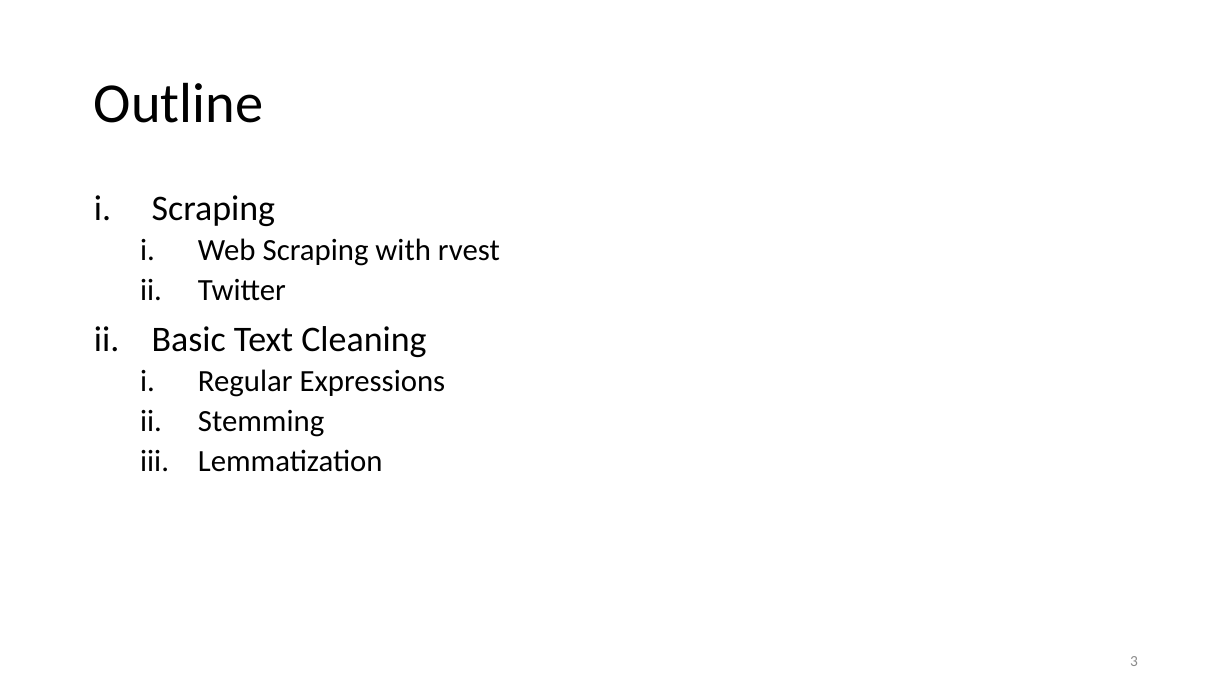
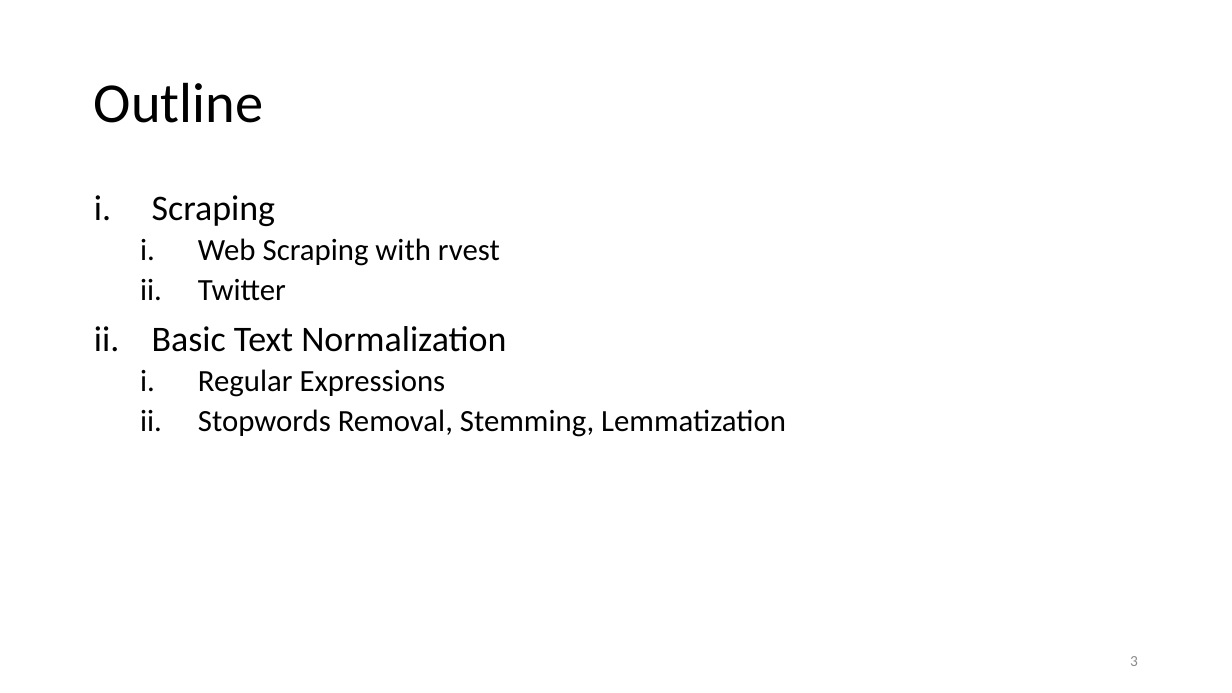
Before and after one commit to lisa-wm/consulting, a slide deck: slide 3 of 5_seminar/Contents_Part_02/Präsentation_Teil2.pptx. Drawn at 1232x693 pixels with LibreOffice and Linux fonts; fonts in the diff are those of the drawing. Boxes give left, top, right and bottom in pixels: in the first picture for what was removed or moved away, otherwise in the second. Text is boxed around its words. In the diff, an @@ line names an element or a change of style, - is before the commit and + after.

Commit message:
part 2 (regex and text normalization added)

```diff
--- a/5_seminar/Contents_Part_02/Präsentation_Teil2.pptx
+++ b/5_seminar/Contents_Part_02/Präsentation_Teil2.pptx
@@ text at box(152, 326, 506, 352): text changed @@
-ii. Basic Text Cleaning
+ii. Basic Text Normalization
@@ text at box(198, 409, 786, 437): text changed @@
-  ii. Stemming
-  iii. Lemmatization
+  ii. Stopwords Removal, Stemming, Lemmatization
```
Also in this commit, not shown: 5 other slides changed, 5 slides added, 4 other files.
